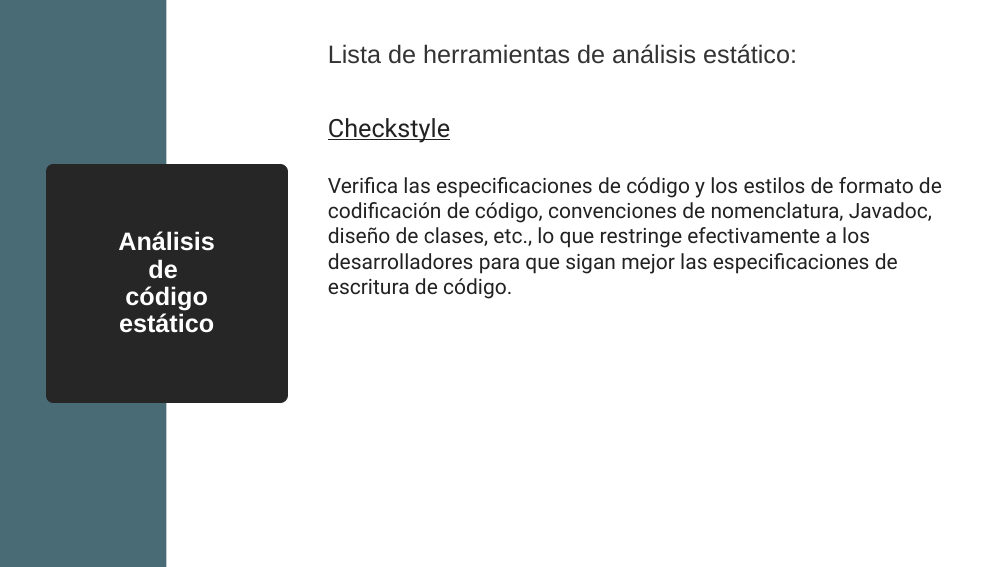
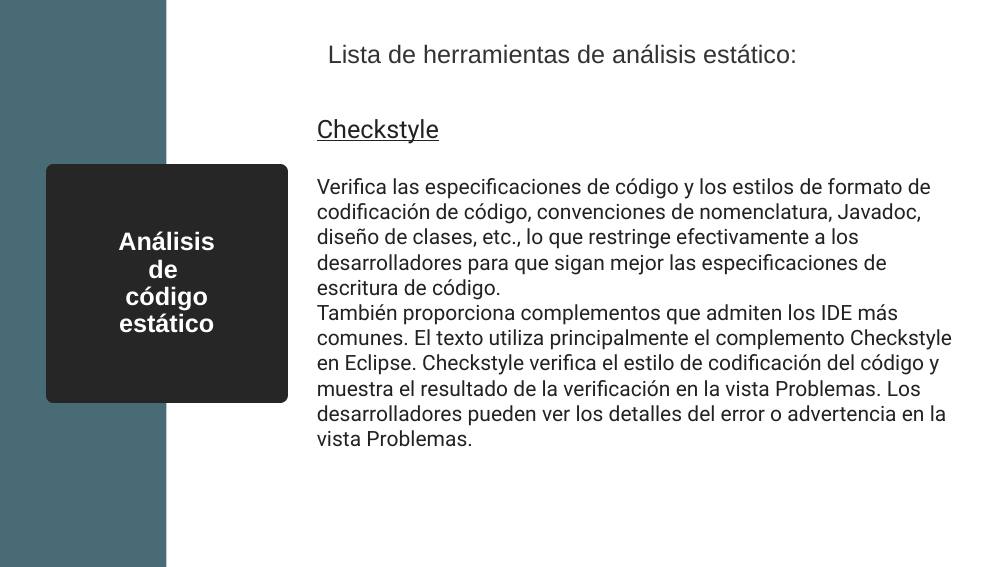
Before and after one commit to davCesur/gestionEquiposDAWEquipo4JAVA, a slide deck: slide 58 of Introducción a TDD.pptx (slide 53 before the commit). Drawn at 1008x567 pixels with LibreOffice and Linux fonts; fonts in the diff are those of the drawing. Boxes give left, top, right and bottom in pixels: in the first picture for what was removed or moved away, otherwise in the second. Text is boxed around its words. In the diff, an @@ line names an element or a change of style, - is before the commit and + after.

```diff
--- a/Introducción a TDD.pptx
+++ b/Introducción a TDD.pptx
@@ text "Checkstyle": place and size @@
-text "Checkstyle" at box(328, 118, 942, 299)
+text "Checkstyle" at box(317, 119, 952, 446)
@@ text at box(317, 304, 952, 446): paragraph added @@
+También proporciona complementos que admiten los IDE más comunes. El texto utiliza principalmente el complemento Checkstyle en Eclipse. Checkstyle verifica el estilo de codificación del código y muestra el resultado de la verificación en la vista Problemas. Los desarrolladores pueden ver los detalles del error o advertencia en la vista Problemas.
```
Also in this commit, not shown: 15 other slides changed, 5 slides added.
